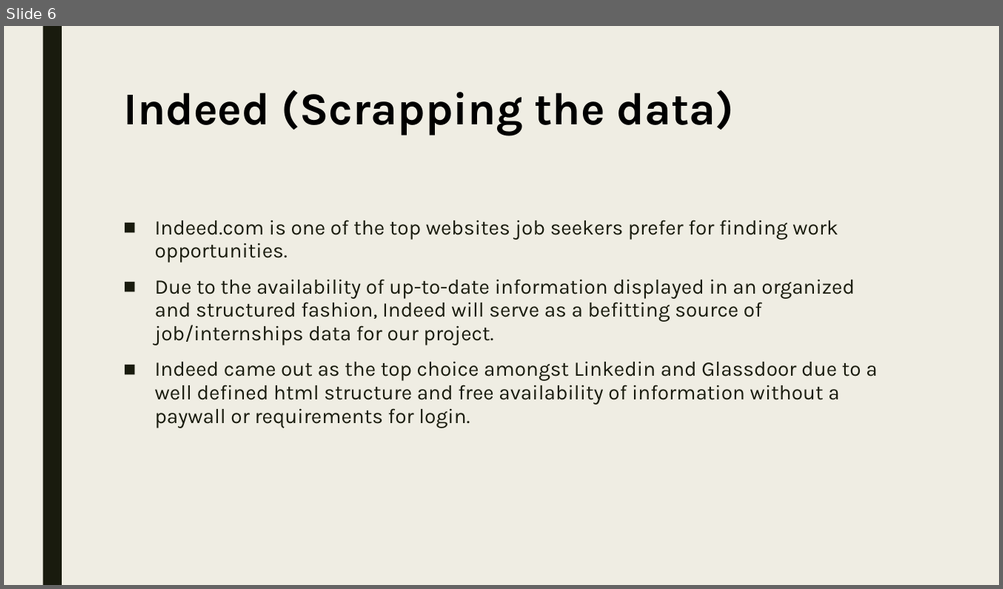
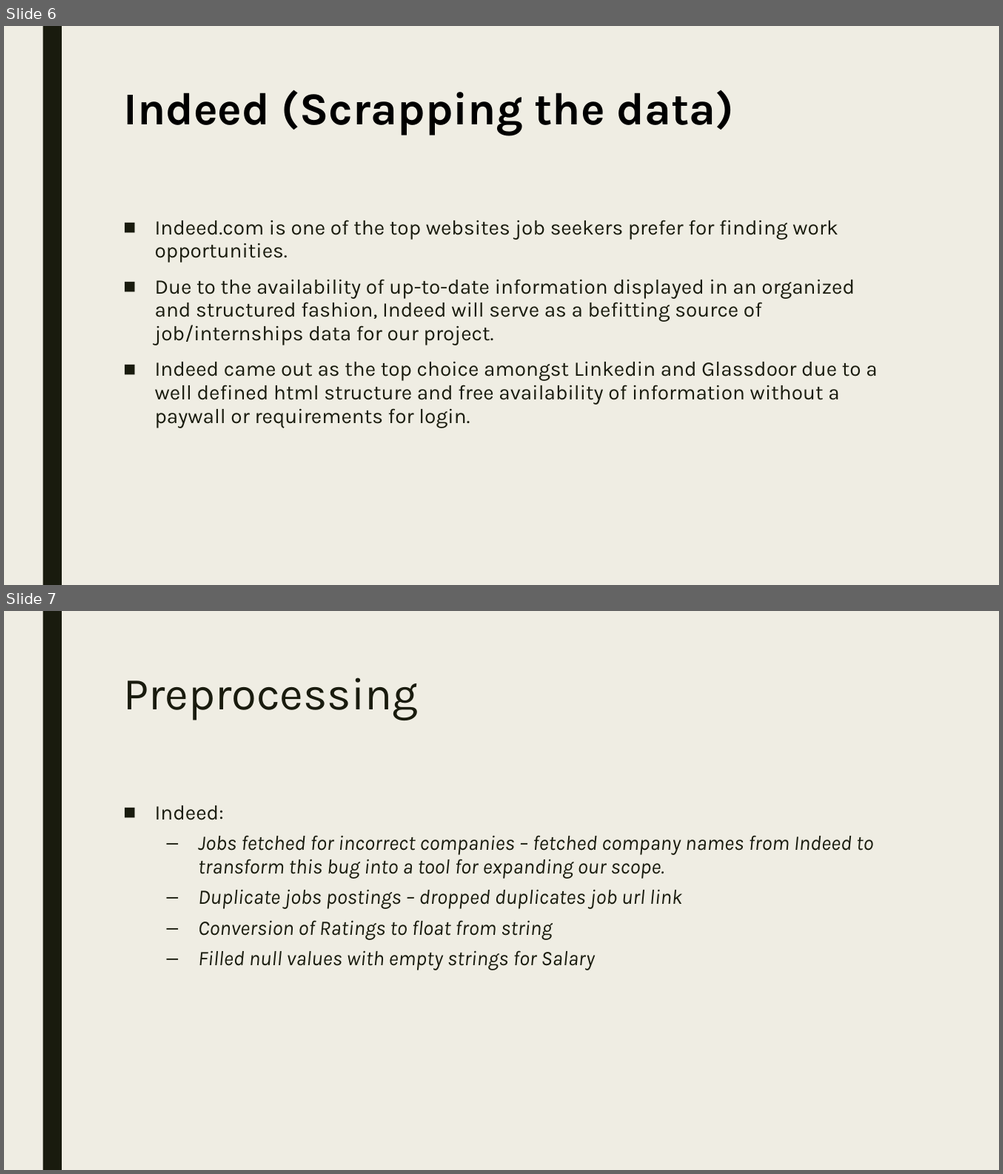
Before and after one commit to ShrivatsAgrawal/CIS550_Project_OPUS, a slide deck: Docs/finalcis550project.pptx. Shown one above the other, each under a label of ours: slide 6 before the commit, slides 6 and 7 after it. The pictures are 1003x589 and 1003x1174 pixels, drawn with LibreOffice and Linux fonts; fonts in the diff are those of the drawing. Boxes give left, top, right and bottom in pixels: in the first picture for what was removed or moved away, otherwise in the second. Text is boxed around its words. In the diff, an @@ line names an element or a change of style, - is before the commit and + after.

Commit message:
Few updates
- Look + Feel
- Preprocessing

```diff
--- a/Docs/finalcis550project.pptx
+++ b/Docs/finalcis550project.pptx
@@ slide 7 added at (x1=4, y1=611, x2=999, y2=1170), background #EFEDE3; not listed: 1 template element that a slide beside it also shows @@
@@ title added at (x1=123, y1=678, x2=418, y2=721), 44 pt, text #191B0E @@
+Preprocessing
@@ text added at (x1=155, y1=806, x2=873, y2=971), 20 pt, text #191B0E, italic @@
+■ Indeed:
+  – Jobs fetched for incorrect companies – fetched company names from Indeed to transform this bug into a tool for expanding our scope.
+  – Duplicate jobs postings – dropped duplicates job url link
+  – Conversion of Ratings to float from string
+  – Filled null values with empty strings for Salary
```
Also in this commit, not shown: 6 slides changed, 2 other slides added, 2 slides removed.
